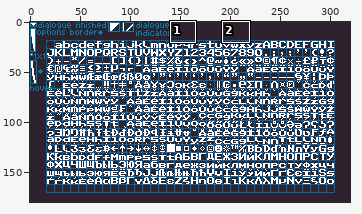
Edited in one commit: pixel-art file (resources/art/font_atlas.aseprite). Above, an overview of the earlier version with the close-up marked.
Close-up. The starting point:
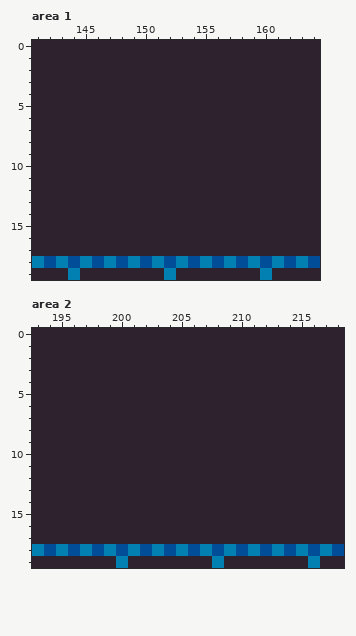
320x180 pixels, 1 frame. Shown: area 1: x 141..164, y 0..19; area 2: x 193..218, y 0..19. The commit also changed other parts of the picture, which this record leaves out.
And afterwards:
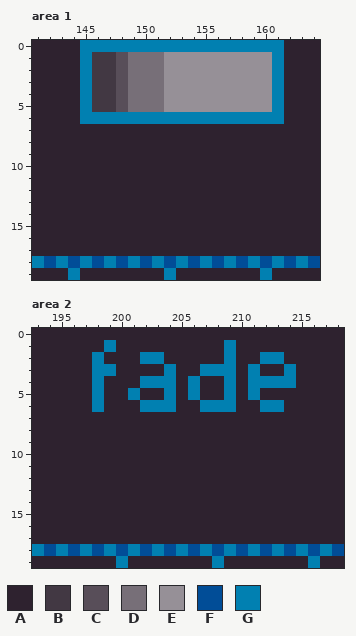
Palette (. is transparent): A #2e222f  B #423843  C #584e59  D #776f78  E #969097  F #014d97  G #0180b1
The exact change:
Area 1, layers "Layer 2", "Layer 1":
y 0: x 145..161 AAAAAAAAAAAAAAAAA -> GGGGGGGGGGGGGGGGG
y 1..5: x 145..161 AAAAAAAAAAAAAAAAA -> GBBCDDDEEEEEEEEEG
y 6: x 145..161 AAAAAAAAAAAAAAAAA -> GGGGGGGGGGGGGGGGG
Area 2, layer "Layer 2":
y 1: x 199 A -> G; x 209 A -> G
y 2: x 198 A -> G; x 202..203 AA -> GG; x 209 A -> G; x 212..213 AA -> GG
y 3: x 198..199 AA -> GG; x 204 A -> G; x 207..209 AAA -> GGG; x 211 A -> G; x 214 A -> G
y 4: x 198 A -> G; x 202..204 AAA -> GGG; x 206 A -> G; x 209 A -> G; x 211..214 AAAA -> GGGG
y 5: x 198 A -> G; x 201 A -> G; x 204 A -> G; x 206 A -> G; x 209 A -> G; x 211 A -> G
y 6: x 198 A -> G; x 202..204 AAA -> GGG; x 207..209 AAA -> GGG; x 212..213 AA -> GG
